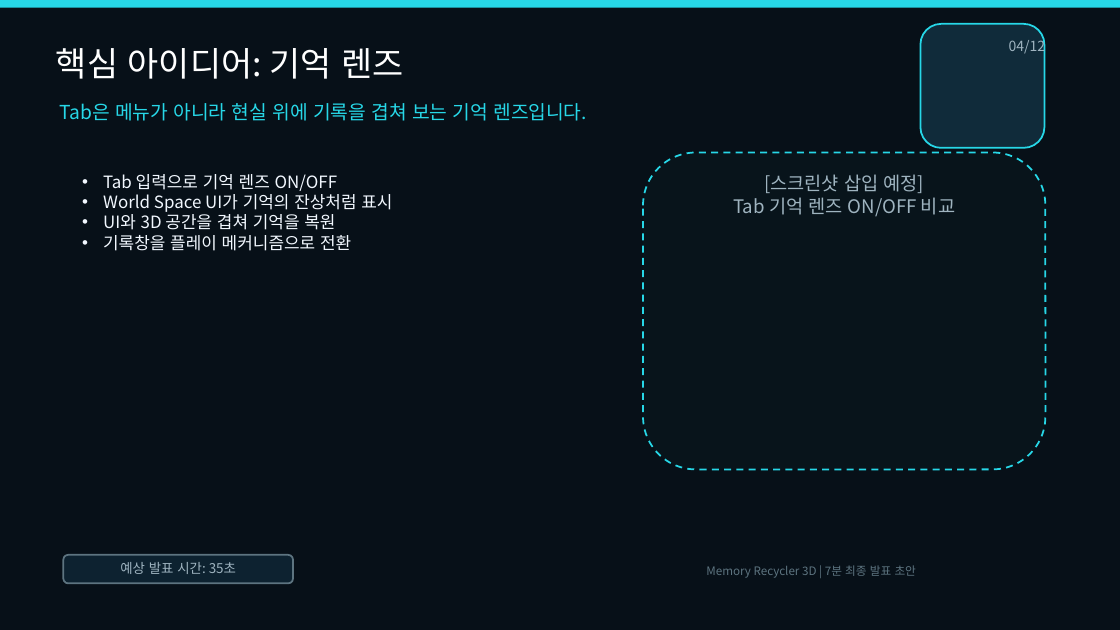
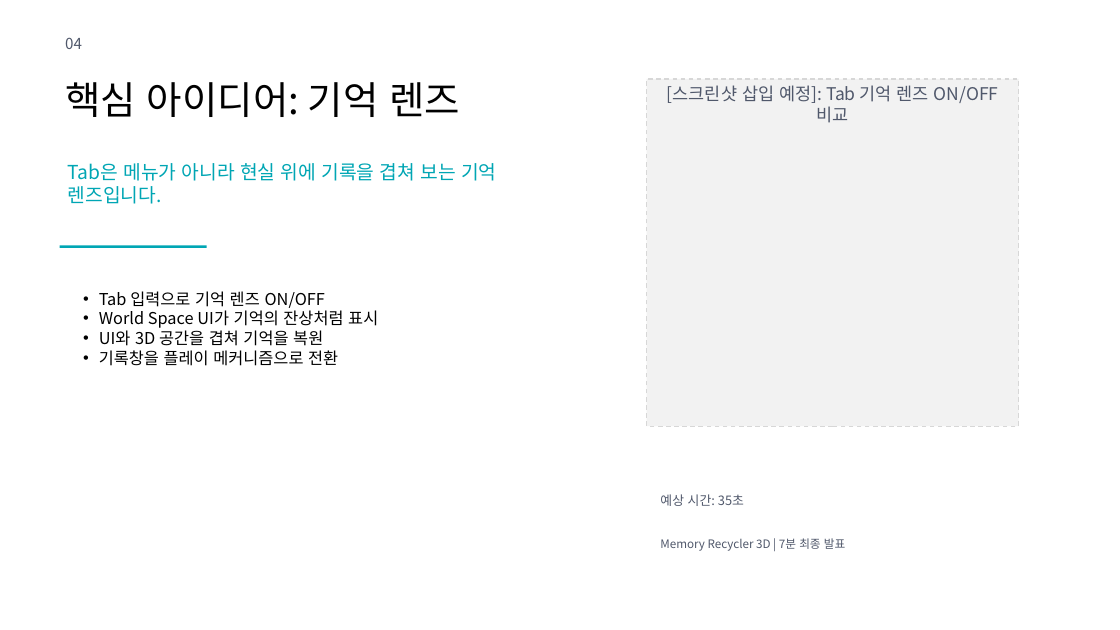
Before and after one commit to wodnd0403/memory_recycler, a slide deck: slide 4 of Docs/MemoryRecycler3D_Final_Presentation.pptx. Drawn at 1120x630 pixels with LibreOffice and Linux fonts; fonts in the diff are those of the drawing. Boxes give left, top, right and bottom in pixels: in the first picture for what was removed or moved away, otherwise in the second. Text is boxed around its words. In the diff, an @@ line names an element or a change of style, - is before the commit and + after.

Commit message:
fix: 템플릿 기반 최종 발표 PPT 한글 정상화

```diff
--- a/Docs/MemoryRecycler3D_Final_Presentation.pptx
+++ b/Docs/MemoryRecycler3D_Final_Presentation.pptx
@@ rectangle removed at <box>0,0,1120,630</box> @@
@@ rectangle removed at <box>0,0,1120,8</box> @@
@@ rounded rectangle removed at <box>921,24,1045,148</box> @@
@@ text at <box>65,37,82,49</box>: text changed; size 12 to 13 pt; text colour #9FB4C0 to #50586B @@
-04/12
+04
@@ text "핵심 아이디어: 기억 렌즈": place and size @@
-text "핵심 아이디어: 기억 렌즈" at <box>56,48,403,79</box>
+text "핵심 아이디어: 기억 렌즈" at <box>65,82,460,117</box>
@@ text "핵심 아이디어: 기억 렌즈" at <box>65,82,460,117</box>: size 29 to 33 pt, text colour #FFFFFF to #000000 @@
@@ rectangle "[스크린샷 삽입 예정]: Tab 기억 ...": place and size @@
-rectangle "[스크린샷 삽입 예정]: Tab 기억 ..." at <box>644,153,1046,470</box>
+rectangle "[스크린샷 삽입 예정]: Tab 기억 ..." at <box>647,79,1019,426</box>
@@ rectangle "[스크린샷 삽입 예정]: Tab 기억 ..." at <box>647,79,1019,426</box>: rounded rectangle to rectangle; fill #08141B to #F2F2F2; outline #27D7E7 1.5 pt dashed to #D7D7D7 1 pt dashed @@
@@ text in rectangle at <box>667,85,999,123</box>: text changed; size 16 to 15 pt; text colour #9FB4C0 to #50586B @@
-[스크린샷 삽입 예정]
-Tab 기억 렌즈 ON/OFF 비교
+[스크린샷 삽입 예정]: Tab 기억 렌즈 ON/OFF 비교
@@ text "Tab은 메뉴가 아니라 현실 위에 ...": place and size @@
-text "Tab은 메뉴가 아니라 현실 위에 ..." at <box>60,103,587,121</box>
+text "Tab은 메뉴가 아니라 현실 위에 ..." at <box>68,163,496,204</box>
@@ text "Tab은 메뉴가 아니라 현실 위에 ..." at <box>68,163,496,204</box>: text colour #27D7E7 to #00A6B4 @@
@@ rectangle added at <box>60,245,207,248</box>, fill #00A6B4 @@
@@ text "Tab 입력으로 기억 렌즈 ON/OFF": place and size @@
-text "Tab 입력으로 기억 렌즈 ON/OFF" at <box>103,174,392,251</box>
+text "Tab 입력으로 기억 렌즈 ON/OFF" at <box>99,291,378,366</box>
@@ text "Tab 입력으로 기억 렌즈 ON/OFF" at <box>99,291,378,366</box>: size 14.5 to 14 pt, text colour #F2F8FF to #000000; indent changed @@
@@ text "예상 시간: 35초": place and size @@
-text "예상 시간: 35초" at <box>63,555,292,584</box>
+text "예상 시간: 35초" at <box>660,494,744,506</box>
@@ text "예상 시간: 35초" at <box>660,494,744,506</box>: fill #0D2230 to none; outline #5D7480 1.5 pt to none @@
@@ text at <box>660,494,744,506</box>: text changed; size 11.5 to 11 pt; text colour #9FB4C0 to #50586B @@
-예상 발표 시간: 35초
+예상 시간: 35초
@@ text at <box>660,538,845,551</box>: text changed; text colour #5D7480 to #50586B @@
-Memory Recycler 3D | 7분 최종 발표 초안
+Memory Recycler 3D | 7분 최종 발표
```
Also in this commit, not shown: 11 other slides changed, 2 other files.
